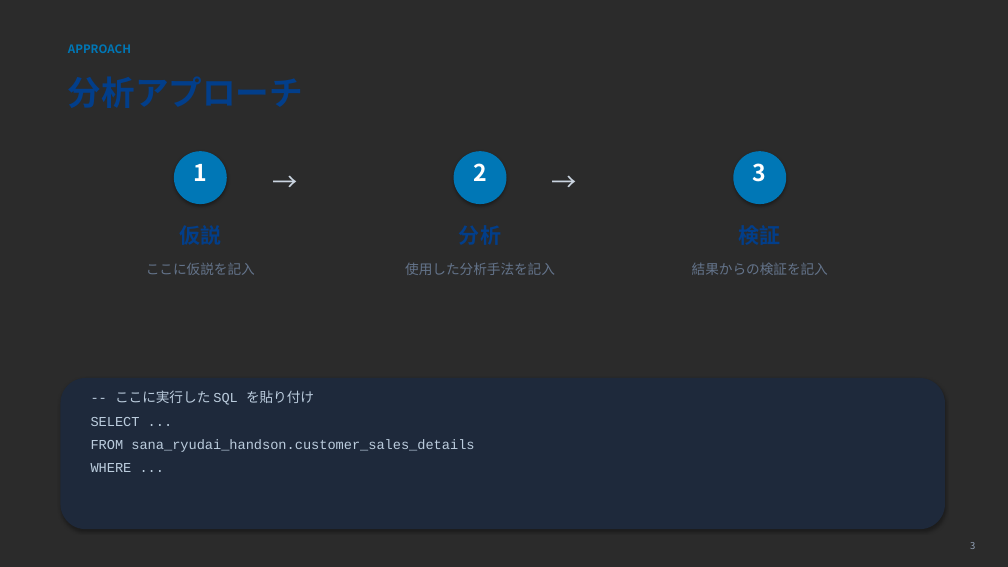
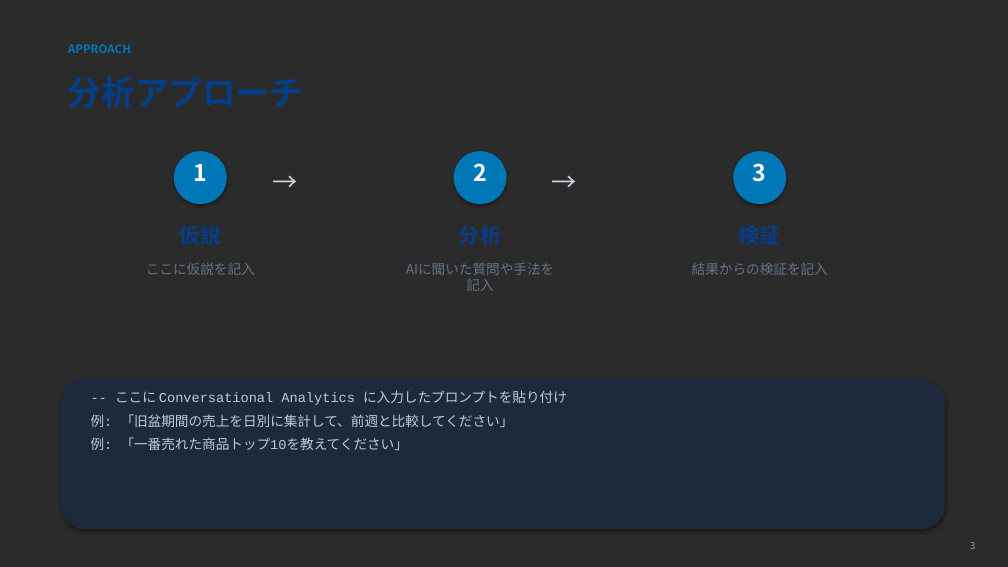
Before and after one commit to jaguer-okinawa-bunkakai/2026-vol1-san-a-ryudai-handson-public, a slide deck: slide 3 of site/slides/presentation_template.pptx. Drawn at 1008x567 pixels with LibreOffice and Linux fonts; fonts in the diff are those of the drawing; background and template pictures are left out; a plain dark background stands for a picture behind light text. Boxes give left, top, right and bottom in pixels: in the first picture for what was removed or moved away, otherwise in the second. Text is boxed around its words. In the diff, an @@ line names an element or a change of style, - is before the commit and + after.

```diff
--- a/site/slides/presentation_template.pptx
+++ b/site/slides/presentation_template.pptx
@@ text at [405, 262, 555, 275]: text changed @@
-使用した分析手法を記入
+AIに聞いた質問や手法を記入
@@ text at [91, 390, 567, 450]: text changed @@
--- ここに実行した SQL を貼り付け
-SELECT ...
-FROM sana_ryudai_handson.customer_sales_details
-WHERE ...
+-- ここに Conversational Analytics に入力したプロンプトを貼り付け
+例: 「旧盆期間の売上を日別に集計して、前週と比較してください」
+例: 「一番売れた商品トップ10を教えてください」
```
Also in this commit, not shown: 1 other file.
